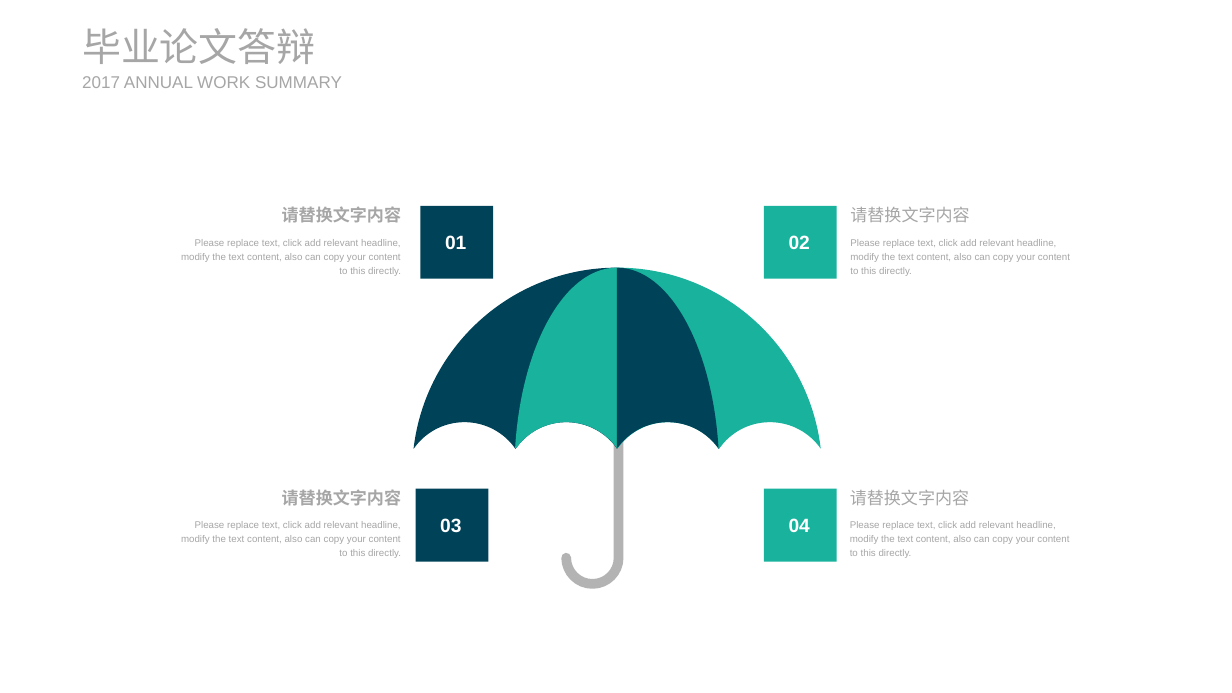
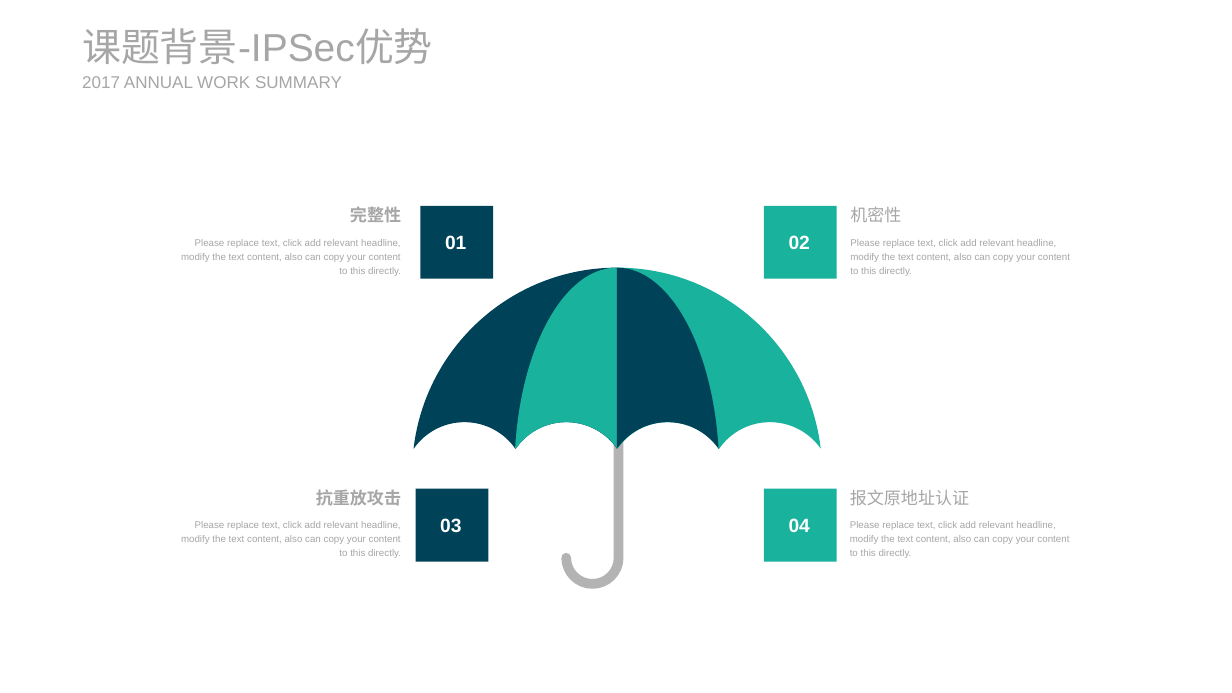
Before and after one commit to yybysj/bysj, a slide deck: slide 17 of Requirement/毕业设计相关规定及规范/毕设开题答辩PPT.pptx (slide 16 before the commit). Drawn at 1232x693 pixels with LibreOffice and Linux fonts; fonts in the diff are those of the drawing. Boxes give left, top, right and bottom in pixels: in the first picture for what was removed or moved away, otherwise in the second. Text is boxed around its words. In the diff, an @@ line names an element or a change of style, - is before the commit and + after.

```diff
--- a/Requirement/毕业设计相关规定及规范/毕设开题答辩PPT.pptx
+++ b/Requirement/毕业设计相关规定及规范/毕设开题答辩PPT.pptx
@@ text at bbox=[82, 28, 433, 64]: text changed @@
-毕业论文答辩
+课题背景-IPSec优势
@@ text at bbox=[350, 207, 401, 222]: text changed @@
-请替换文字内容
+完整性
@@ text at bbox=[850, 207, 901, 222]: text changed @@
-请替换文字内容
+机密性
@@ text at bbox=[316, 490, 401, 506]: text changed @@
-请替换文字内容
+抗重放攻击
@@ text at bbox=[850, 490, 969, 505]: text changed @@
-请替换文字内容
+报文原地址认证
```
Also in this commit, not shown: 1 other slide changed, 13 slides added, 12 slides removed, 2 other files.
